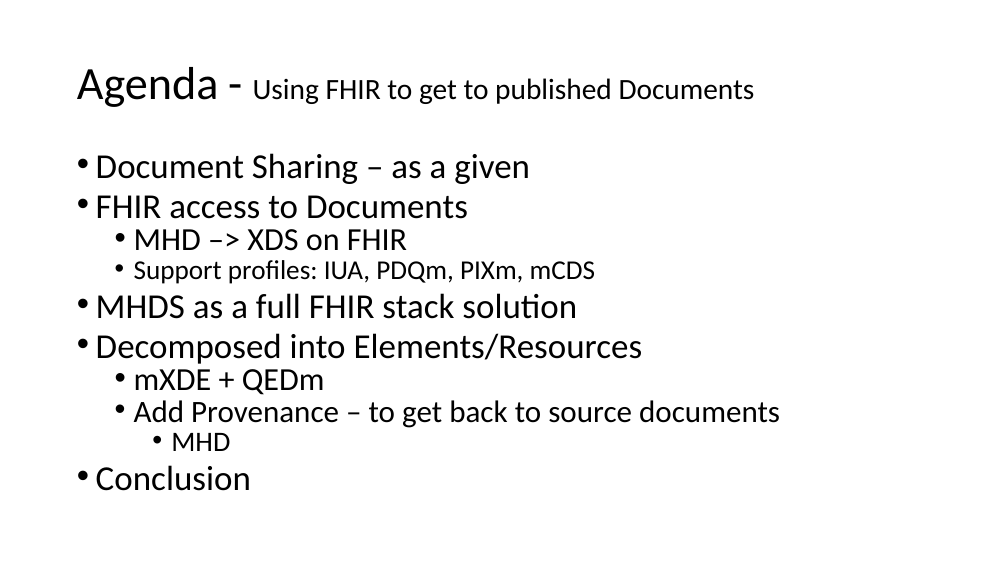
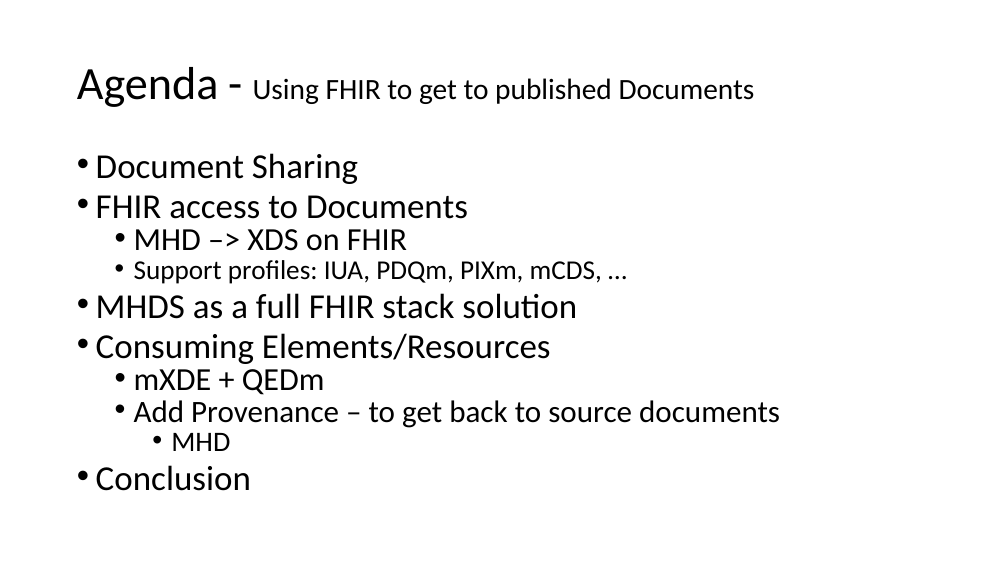
Before and after one commit to IHE/IT-Infrastructure, a slide deck: slide 2 of Presentations/XDSonFHIR-MHD+mXDE+QEDm.pptx. Drawn at 1008x567 pixels with LibreOffice and Linux fonts; fonts in the diff are those of the drawing. Boxes give left, top, right and bottom in pixels: in the first picture for what was removed or moved away, otherwise in the second. Text is boxed around its words. In the diff, an @@ line names an element or a change of style, - is before the commit and + after.

```diff
--- a/Presentations/XDSonFHIR-MHD+mXDE+QEDm.pptx
+++ b/Presentations/XDSonFHIR-MHD+mXDE+QEDm.pptx
@@ text at bbox=[96, 153, 358, 184]: text changed @@
-• Document Sharing – as a given
+• Document Sharing
@@ text at bbox=[134, 260, 602, 284]: text changed @@
-  • Support profiles: IUA, PDQm, PIXm, mCDS
+  • Support profiles: IUA, PDQm, PIXm, mCDS, …
@@ text at bbox=[96, 333, 551, 364]: text changed @@
-• Decomposed into Elements/Resources
+• Consuming Elements/Resources
```
Also in this commit, not shown: 3 other slides changed, 3 slides added.
